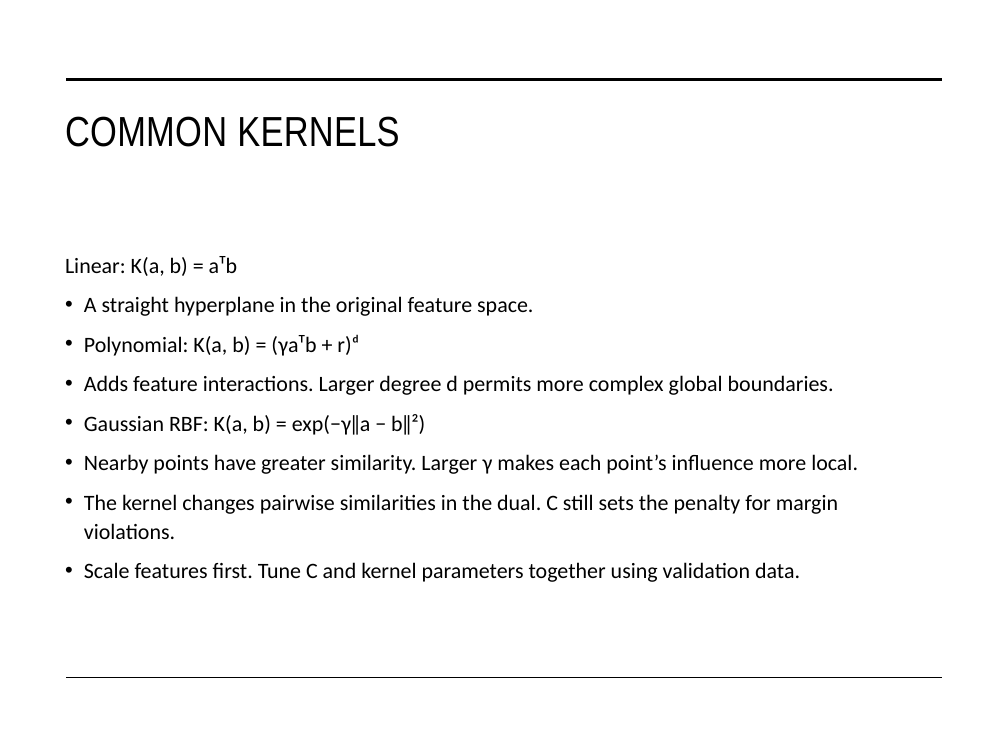
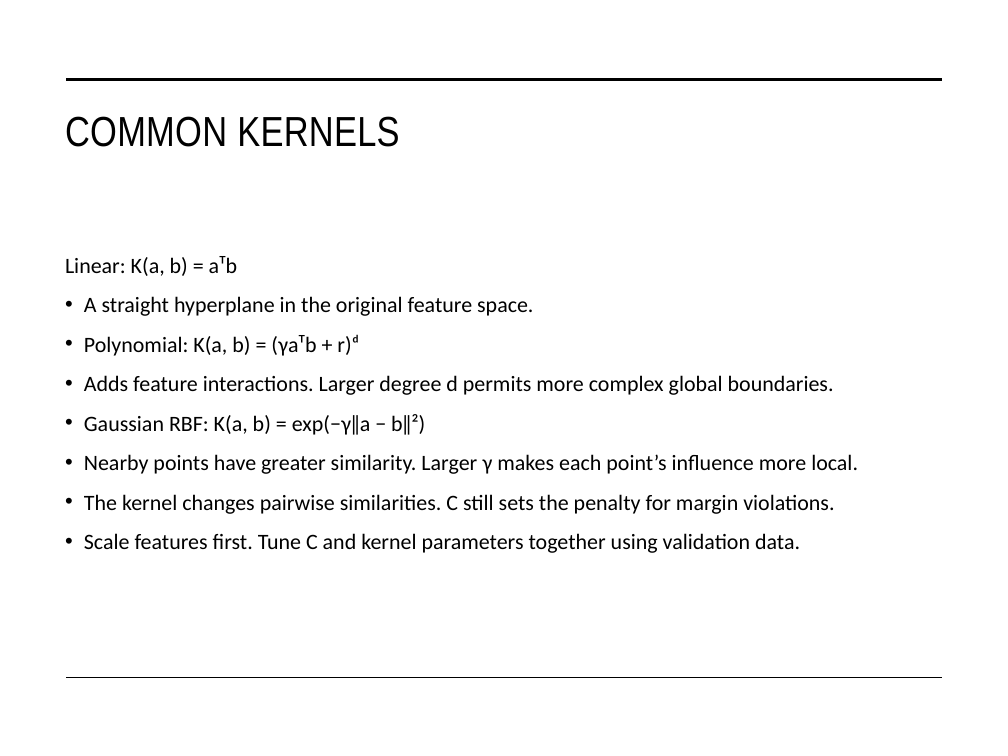
Before and after one commit to STAT-486-Fall-2026/course-content, a slide deck: slide 36 of slides/12-svm.pptx (slide 37 before the commit). Drawn at 1008x756 pixels with LibreOffice and Linux fonts; fonts in the diff are those of the drawing. Boxes give left, top, right and bottom in pixels: in the first picture for what was removed or moved away, otherwise in the second. Text is boxed around its words. In the diff, an @@ line names an element or a change of style, - is before the commit and + after.

```diff
--- a/slides/12-svm.pptx
+++ b/slides/12-svm.pptx
@@ text at bbox=[84, 494, 834, 514]: text changed @@
-• The kernel changes pairwise similarities in the dual. C still sets the penalty for margin violations.
+• The kernel changes pairwise similarities. C still sets the penalty for margin violations.
```
Also in this commit, not shown: 8 other slides changed, 2 slides removed, 1 other file.
